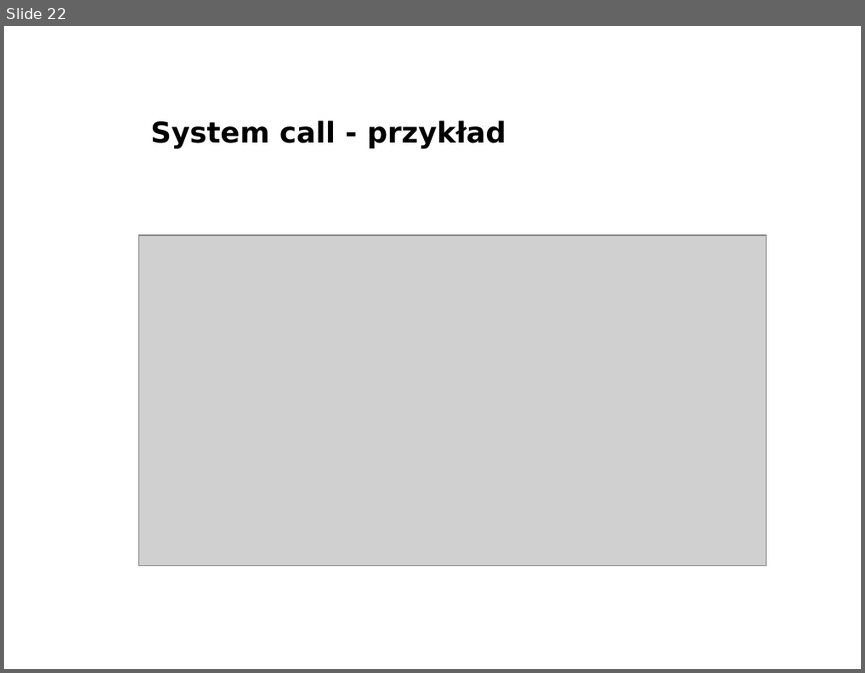
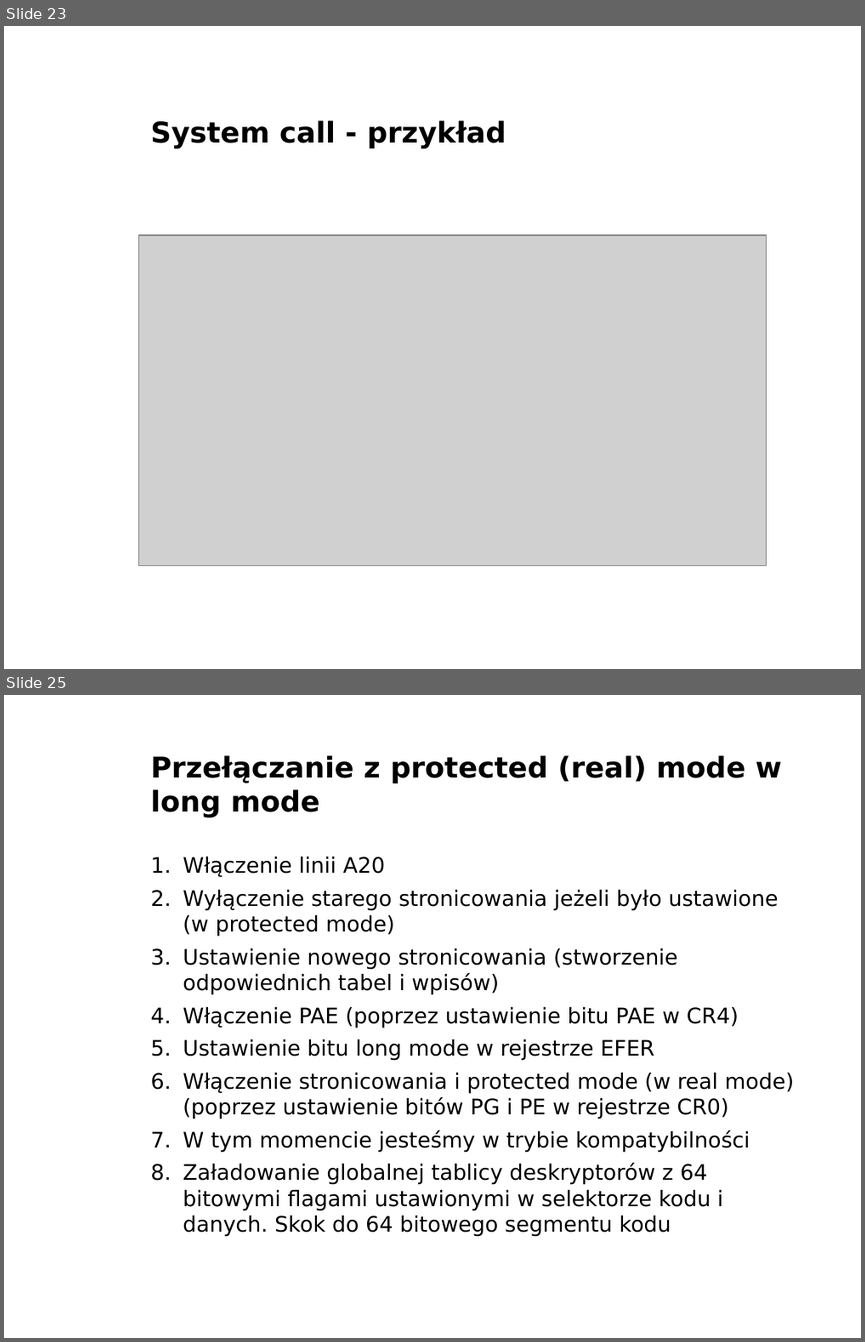
Before and after one commit to bercik/pn_prezentacja, a slide deck: robert/prezentacja.odp. Shown one above the other, each under a label of ours: slide 22 before the commit, slides 23 and 25 after it; the slides between them are not shown. The pictures are 865x673 and 865x1342 pixels, drawn with LibreOffice and Linux fonts; fonts in the diff are those of the drawing; grey boxes stand for pictures; background and template pictures are left out. Boxes give left, top, right and bottom in pixels: in the first picture for what was removed or moved away, otherwise in the second. Text is boxed around its words. In the diff, an @@ line names an element or a change of style, - is before the commit and + after.

Commit message:
long mode

```diff
--- a/robert/prezentacja.odp
+++ b/robert/prezentacja.odp
@@ slide 25 added at bbox=[4, 695, 861, 1338], background picture (left out) @@
@@ title added at bbox=[151, 755, 782, 818], 24 pt, text #000000, bold @@
+Przełączanie z protected (real) mode w long mode
@@ text added at bbox=[182, 857, 794, 1236], 18 pt, text #000000 @@
+1. Włączenie linii A20
+2. Wyłączenie starego stronicowania jeżeli było ustawione (w protected mode)
+3. Ustawienie nowego stronicowania (stworzenie odpowiednich tabel i wpisów)
+4. Włączenie PAE (poprzez ustawienie bitu PAE w CR4)
+5. Ustawienie bitu long mode w rejestrze EFER
+6. Włączenie stronicowania i protected mode (w real mode) (poprzez ustawienie bitów PG i PE w rejestrze CR0)
+7. W tym momencie jesteśmy w trybie kompatybilności
+8. Załadowanie globalnej tablicy deskryptorów z 64 bitowymi flagami ustawionymi w selektorze kodu i danych. Skok do 64 bitowego segmentu kodu
@@ text added at bbox=[720, 1315, 861, 1338], 11 pt, text #FFFFFF, bold @@
+www.agh.edu.pl
@@ what was slide 22 is now slide 23 @@
```
Also in this commit, not shown: 1 slide changed, 3 other slides added, 1 slide removed.
